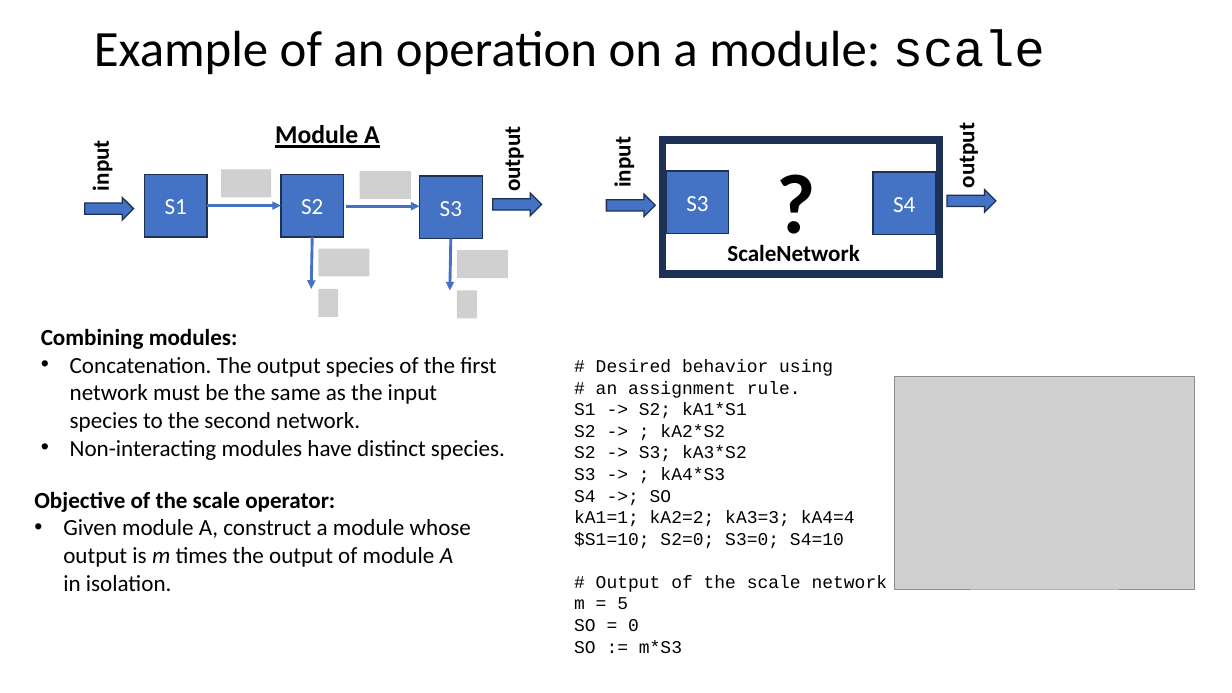
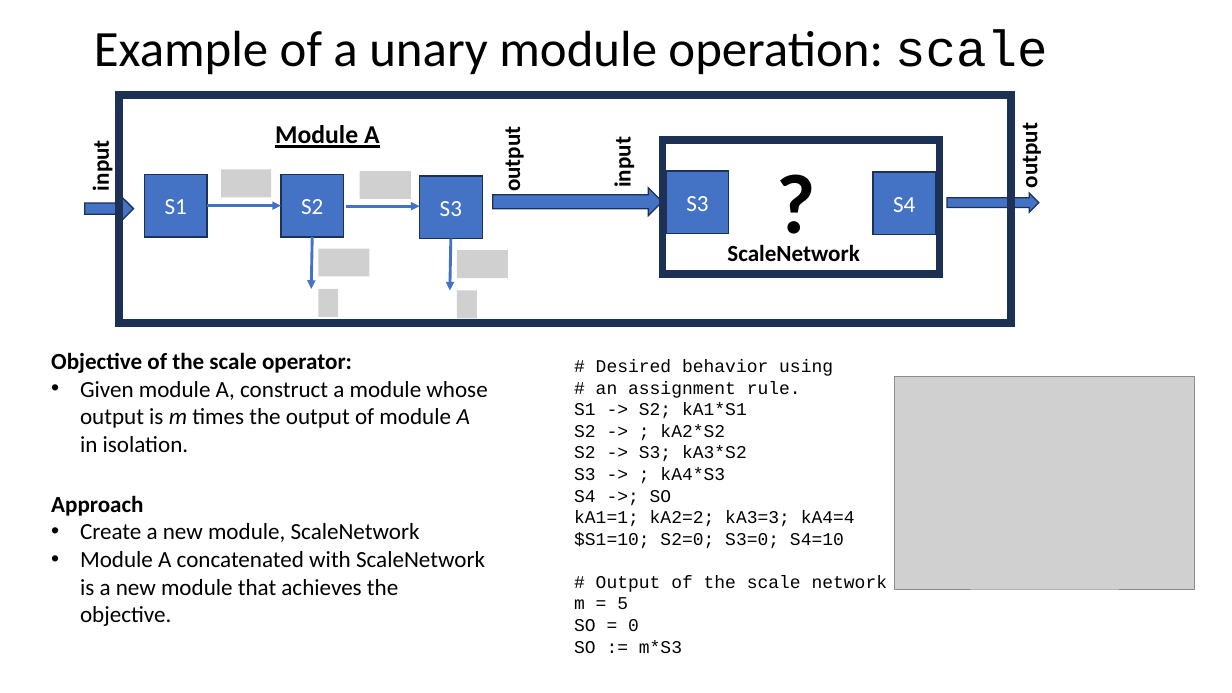
Before and after one commit to joseph-hellerstein/linear_reaction_networks, a slide deck: slide 8 of docs/module_framework.pptx (slide 7 before the commit). Drawn at 1232x693 pixels with LibreOffice and Linux fonts; fonts in the diff are those of the drawing; grey boxes stand for pictures. Boxes give left, top, right and bottom in pixels: in the first picture for what was removed or moved away, otherwise in the second. Text is boxed around its words. In the diff, an @@ line names an element or a change of style, - is before the commit and + after.

Commit message:
updated presentation

```diff
--- a/docs/module_framework.pptx
+++ b/docs/module_framework.pptx
@@ title at (94, 29, 1047, 75): text changed @@
-Example of an operation on a module: scale
+Example of a unary module operation: scale
@@ rectangle added at (119, 95, 1011, 323), outline #1E3256 6 pt @@
@@ text "output": place and size @@
-text "output" at (952, 129, 980, 187)
+text "output" at (1015, 129, 1043, 187)
@@ right arrow: place and size @@
-right arrow at (493, 193, 542, 215)
+right arrow at (493, 188, 662, 215)
@@ right arrow removed at (606, 194, 655, 216) @@
@@ right arrow: place and size @@
-right arrow at (947, 189, 996, 212)
+right arrow at (947, 193, 1039, 213)
@@ text removed at (41, 328, 505, 460) @@
-Combining modules:
-• Concatenation. The output species of the first network must be the same as the input species to the second network.
-• Non-interacting modules have distinct species.
@@ text "Objective of the scale operator:": place and size @@
-text "Objective of the scale operator:" at (34, 491, 471, 591)
+text "Objective of the scale operator:" at (51, 352, 487, 452)
@@ text added at (51, 495, 485, 626), 18 pt, text #000000 @@
+Approach
+• Create a new module, ScaleNetwork
+• Module A concatenated with ScaleNetwork is a new module that achieves the objective.
```
Also in this commit, not shown: 8 other slides changed, 1 slide added, 1 slide removed.
